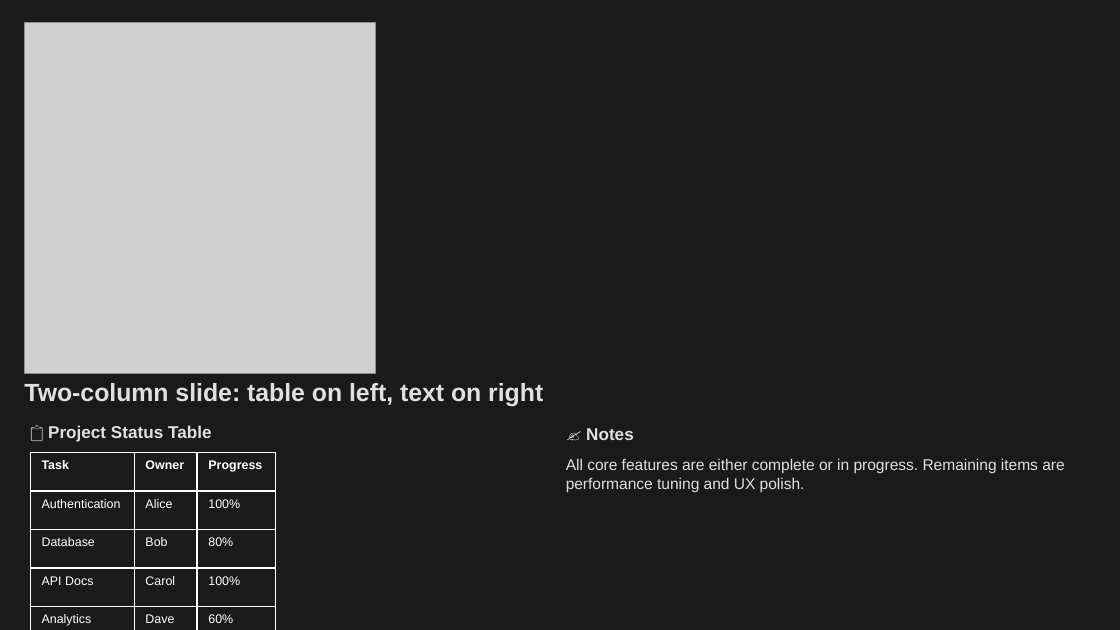
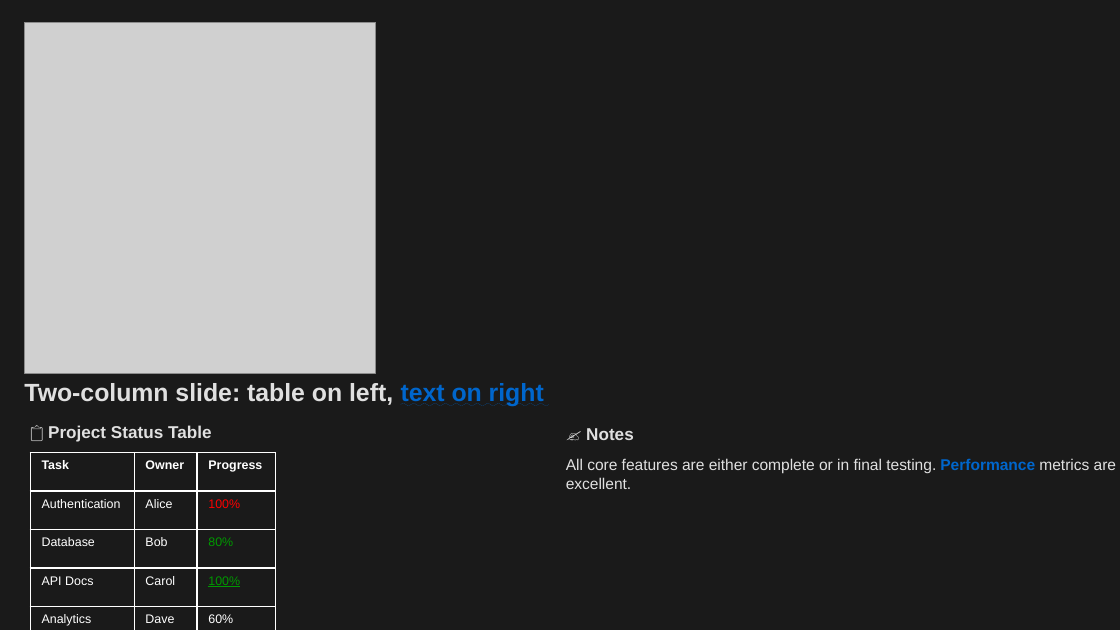
Before and after one commit to louisazhou/slidegenerator, a slide deck: slide 20 of output/comprehensive_demo_dark.pptx. Drawn at 1120x630 pixels with LibreOffice and Linux fonts; fonts in the diff are those of the drawing; grey boxes stand for pictures. Boxes give left, top, right and bottom in pixels: in the first picture for what was removed or moved away, otherwise in the second. Text is boxed around its words. In the diff, an @@ line names an element or a change of style, - is before the commit and + after.

```diff
--- a/output/comprehensive_demo_dark.pptx
+++ b/output/comprehensive_demo_dark.pptx
@@ text "Two-column slide: table on left, ..." at (x1=24, y1=383, x2=544, y2=407): text colour #E0E0E0 to #0066CC, underline on in "text on right" @@
@@ table at (x1=30, y1=452, x2=276, y2=630) @@
@@ text colour #FFFFFF to #FF0000, underline on in "100%" @@
@@ text colour #FFFFFF to #009900 in "80%", "100%" @@
@@ text at (x1=566, y1=458, x2=1116, y2=489): text changed @@
-All core features are either complete or in progress. Remaining items are performance tuning and UX polish.
+All core features are either complete or in final testing. Performance metrics are excellent.
```
Also in this commit, not shown: 6 other files.
